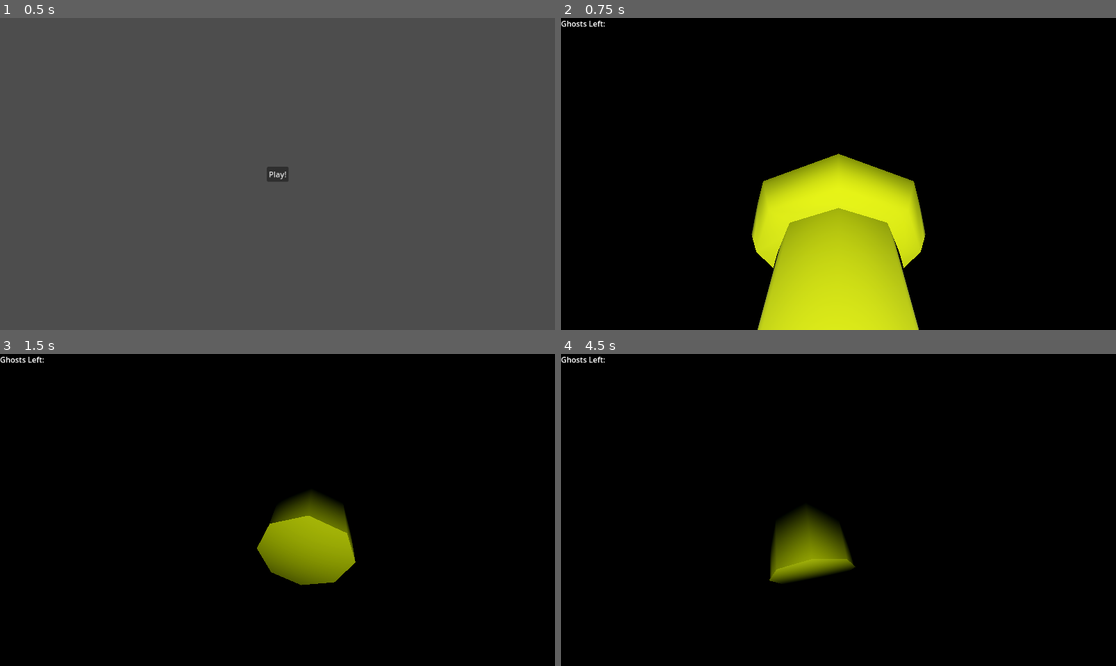
Above: before the commit, frames 1-4 (two rows, left to right).
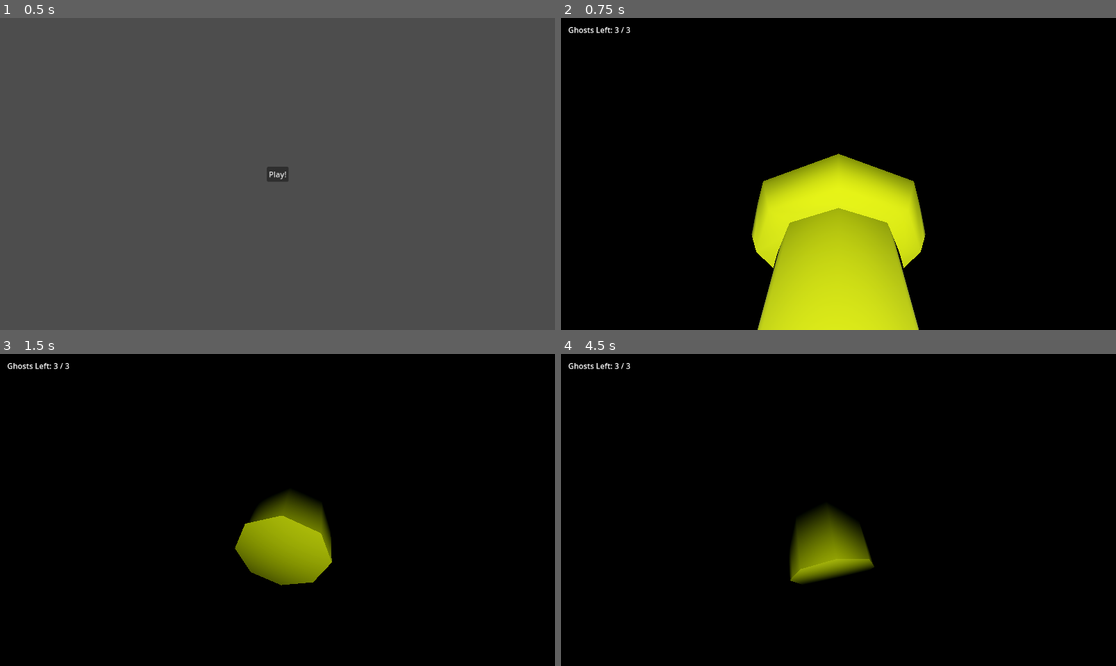
Above: after the commit, the same moments.

Repository: bsu-cs315/e3-hovell
Game: Godot game, scene res://title/title.tscn
Same seed, same stepped clock (60 frames per second), same inputs: the game is played once before the commit and once after it.
Inputs:
- Up to frame 1 (0.5 s): no input
- Up to frame 2 (0.75 s): click "Play!" at 0.5 s
- Up to frame 3 (1.5 s): tap Enter at 1.25 s; hold D (move_right) from 1.28 s (still down); tap Space (throw) at 1.35 s
- Up to frame 4 (4.5 s): tap Space (throw) at 2, 2.1, 2.85, 3.6, 4.35 s; release D (move_right) at 2.03 s; hold S (move_down) 2.03-2.78 s; hold D (move_right) 2.78-3.53 s; tap Enter at 3.5 s; hold W (move_up) 3.53-4.28 s; hold A (move_left) from 4.28 s (still down)

Frame 1 is identical in both runs. In frame 2, 0.2% of the frame differs, in the area x 0-13%, y 0-5%; in frame 3, 3.0%; in frame 4, 3.1%, in the area x 0-57%, y 0-74%.

Commit message:
Add win condition based on number of ghosts hit

Diff:
--- a/project/ghost/ghost.gd
+++ b/project/ghost/ghost.gd
@@ -1,7 +1,7 @@
 class_name Ghost
 extends RigidBody3D
 
-signal ghost_hit
+signal ghost_hit (ghost_position : Vector3)
 
 var moving_left : bool
 
@@ -12,9 +12,8 @@
 	else:
 		moving_left = true
 
-
 func _on_body_entered(_body: Node) -> void:
-	ghost_hit.emit()
+	ghost_hit.emit(position)
 	$".".queue_free()
 
 
--- a/project/hand/hand.gd
+++ b/project/hand/hand.gd
@@ -7,7 +7,12 @@
 var max_throw_angle : int = 90
 var _y_direction_power : int = 5
 var _x_offset : int = -10
-var _z_direction : int
+var _z_direction : float
+
+var _y_increment := 1
+var _z_increment := 0.5
+
+var game_lost := false
 
 @onready var _flashlight_object : Flashlight
 
@@ -16,22 +21,23 @@
 
 
 func _physics_process(_delta: float) -> void:
-	if Input.is_action_just_pressed("throw"):
-		_throw_flashlight()
-	elif Input.is_action_pressed("move_left"):
-		_flashlight_object.rotation_degrees.y += 1
-		_z_direction -= 1
-	elif Input.is_action_pressed("move_right"):
-		_flashlight_object.rotation_degrees.y -= 1
-		_z_direction += 1
-	elif Input.is_action_pressed("move_up"):
-		_flashlight_object.rotation_degrees.x += 1
-	elif Input.is_action_pressed("move_down"):
-		_flashlight_object.rotation_degrees.x -= 1
+	if not game_lost:
+		if Input.is_action_just_pressed("throw"):
+			_throw_flashlight()
+		elif Input.is_action_pressed("move_left"):
+			_flashlight_object.rotation_degrees.y += _y_increment
+			_z_direction -= _z_increment
+		elif Input.is_action_pressed("move_right"):
+			_flashlight_object.rotation_degrees.y -= _y_increment
+			_z_direction += _z_increment
+		elif Input.is_action_pressed("move_up"):
+			_flashlight_object.rotation_degrees.x += _y_increment
+		elif Input.is_action_pressed("move_down"):
+			_flashlight_object.rotation_degrees.x -= _y_increment
 
-	if _flashlight_object.position.y < -5:
-		_flashlight_object.queue_free()
-		_spawn_flashlight()
+		if _flashlight_object.position.y < -5:
+			_flashlight_object.queue_free()
+			_spawn_flashlight()
 
 
 func _spawn_flashlight() -> void:
--- a/project/level/level.gd
+++ b/project/level/level.gd
@@ -1,19 +1,45 @@
 class_name Level
 extends Node3D
 
+var _ghosts_left : int;
+var _ghost_hit_goal := 3;
+
 @onready var _ghost_object : Ghost
+@onready var ghosts_left_label: Label = $GhostsLeftLabel
+@onready var game_end_label: Label = $GameEndLabel
+@onready var hand: Hand = $Hand
 
 func _ready() -> void:
-	spawn_ghost()
+	_ghosts_left = _ghost_hit_goal;
+	ghosts_left_label.text = "Ghosts Left: " + str(_ghosts_left) + " / " + str(_ghost_hit_goal)
+	var position_z = randf_range(-5, 5)
+	spawn_ghost(Vector3(6, 0, position_z))
+	game_end_label.hide()
 
 
-func spawn_ghost() -> void:
+func spawn_ghost(old_ghost_position : Vector3) -> void:
+	var max_z := 5
+	var min_z := -5
+	var z_increment := 2
+
 	_ghost_object = load("res://ghost/ghost.tscn").instantiate()
 	get_parent().add_child(_ghost_object)
-	var position_z = randf_range(-5, 5)
-	_ghost_object.global_position = Vector3(6, 0, position_z)
+	var position_z_positive = clamp(randf_range(old_ghost_position.z + z_increment, max_z), min_z, max_z)
+	var position_z_negative = clamp(randf_range(min_z, old_ghost_position.z - z_increment), min_z, max_z)
+	var side = randi_range(0, 1)
+	if side == 0:
+		_ghost_object.global_position = Vector3(6, 0, position_z_positive)
+	else:
+		_ghost_object.global_position = Vector3(6, 0, position_z_negative)
 	_ghost_object.connect("ghost_hit", _on_ghost_entered)
 
 
-func _on_ghost_entered() -> void:
-	spawn_ghost()
+func _on_ghost_entered(old_ghost_position : Vector3) -> void:
+	spawn_ghost(old_ghost_position)
+	_ghosts_left -= 1
+	ghosts_left_label.text = "Ghosts Left: " + str(_ghosts_left) + " / " + str(_ghost_hit_goal)
+
+	if _ghosts_left == 0:
+		hand.game_lost = true
+		game_end_label.text = "You Win!"
+		game_end_label.show()
--- a/project/level/level.tscn
+++ b/project/level/level.tscn
@@ -41,7 +41,17 @@
 transform = Transform3D(-4.37114e-08, -1, 0, 1, -4.37114e-08, 0, 0, 0, 4.21095, 4.2555, -5.7019, 0)
 size = Vector3(1, 10, 10)
 
-[node name="Label" type="Label" parent="."]
-offset_right = 40.0
-offset_bottom = 23.0
+[node name="GhostsLeftLabel" type="Label" parent="."]
+offset_left = 15.0
+offset_top = 13.0
+offset_right = 112.0
+offset_bottom = 36.0
 text = "Ghosts Left: "
+
+[node name="GameEndLabel" type="Label" parent="."]
+offset_left = 358.0
+offset_top = 246.0
+offset_right = 781.0
+offset_bottom = 383.0
+theme_override_font_sizes/font_size = 100
+text = "You Win!"
